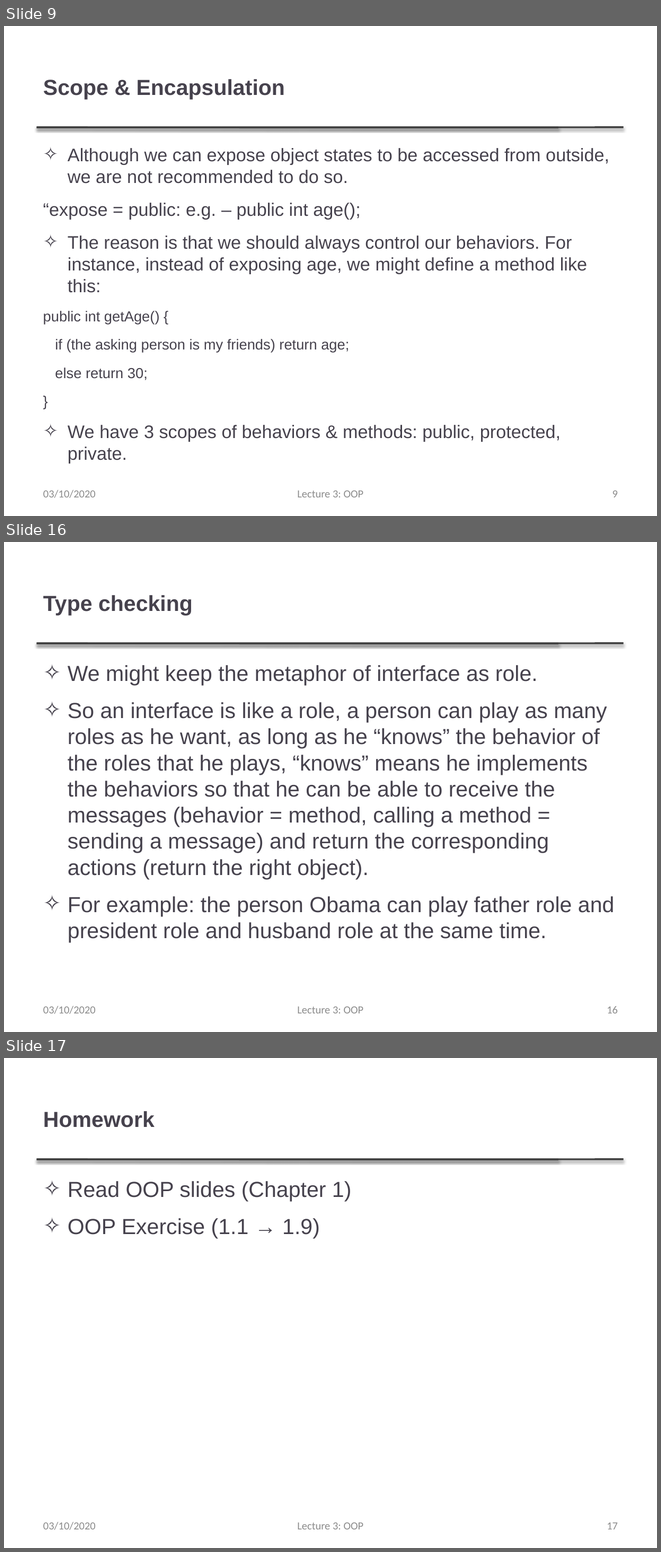
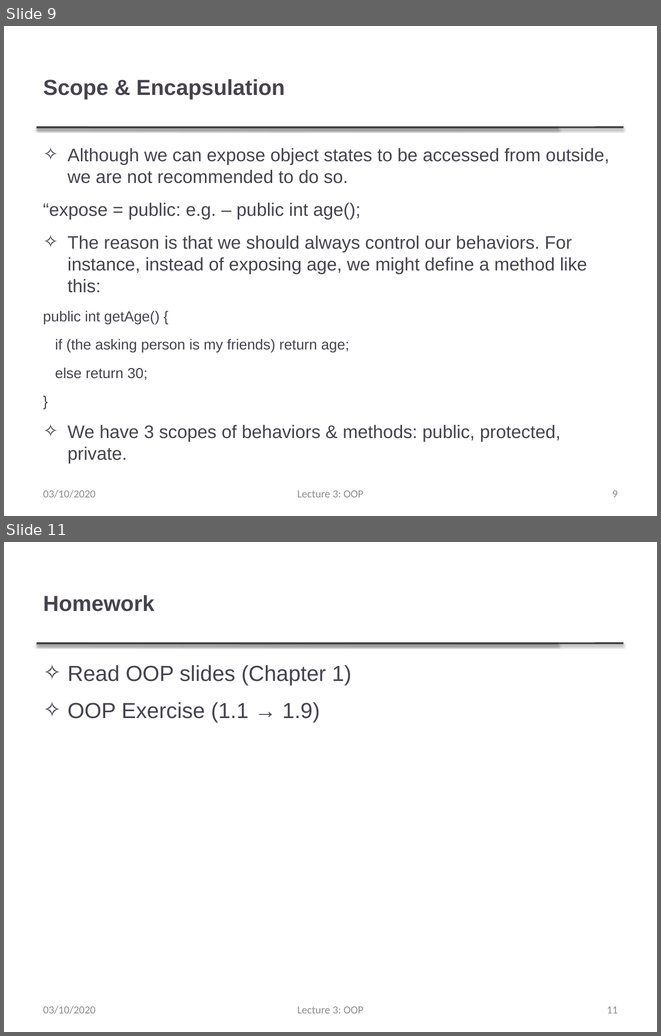
Before and after one commit to thanqminh/thanqminh.github.io, a slide deck: courses/oopjava/lecture3.pptx. Shown one above the other, each under a label of ours: slides 9, 16 and 17 before the commit, slides 9 and 11 after it; the slides between them are not shown. The pictures are 661x1552 and 661x1036 pixels, drawn with LibreOffice and Linux fonts; fonts in the diff are those of the drawing. Boxes give left, top, right and bottom in pixels: in the first picture for what was removed or moved away, otherwise in the second. Text is boxed around its words. In the diff, an @@ line names an element or a change of style, - is before the commit and + after.

```diff
--- a/courses/oopjava/lecture3.pptx
+++ b/courses/oopjava/lecture3.pptx
@@ slide 16 removed at [4,542,657,1032], background #FFFFFF; not listed: 2 template elements that a slide beside it also shows @@
@@ title removed at [43,595,193,615] @@
-Type checking
@@ text removed at [68,665,615,942] @@
-✧ We might keep the metaphor of interface as role.
-✧ So an interface is like a role, a person can play as many roles as he want, as long as he “knows” the behavior of the roles that he plays, “knows” means he implements the behaviors so that he can be able to receive the messages (behavior = method, calling a method = sending a message) and return the corresponding actions (return the right object).
-✧ For example: the person Obama can play father role and president role and husband role at the same time.
@@ text removed at [43,1006,96,1014] @@
-03/10/2020
@@ text removed at [297,1006,364,1013] @@
-Lecture 3: OOP
@@ page number removed at [607,1006,618,1013] @@
-16
@@ what was slide 17 is now slide 11 @@
@@ page number at [607,1006,618,1013]: text changed @@
-17
+11
```
Also in this commit, not shown: 3 slides changed, 5 other slides removed, 1 other file.
